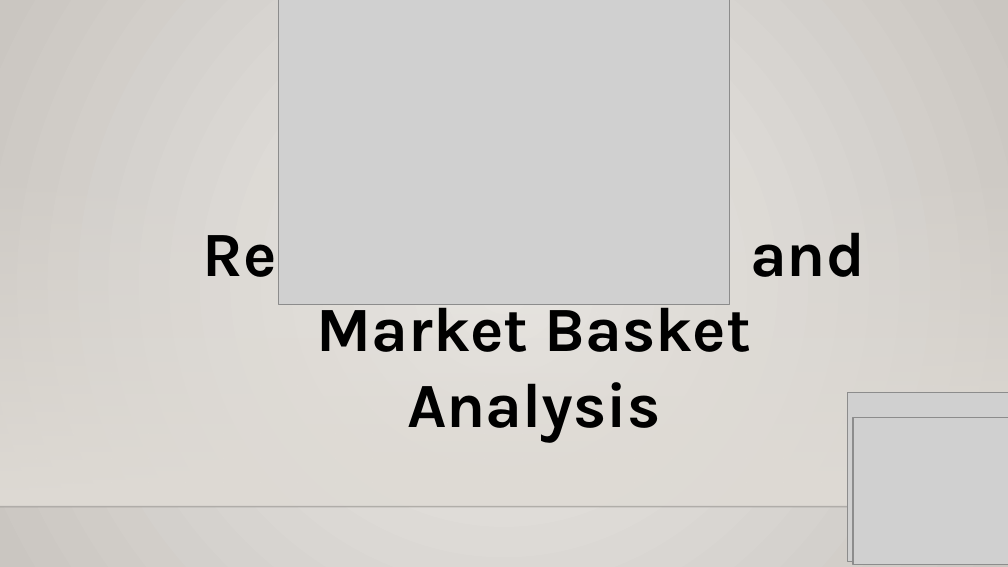
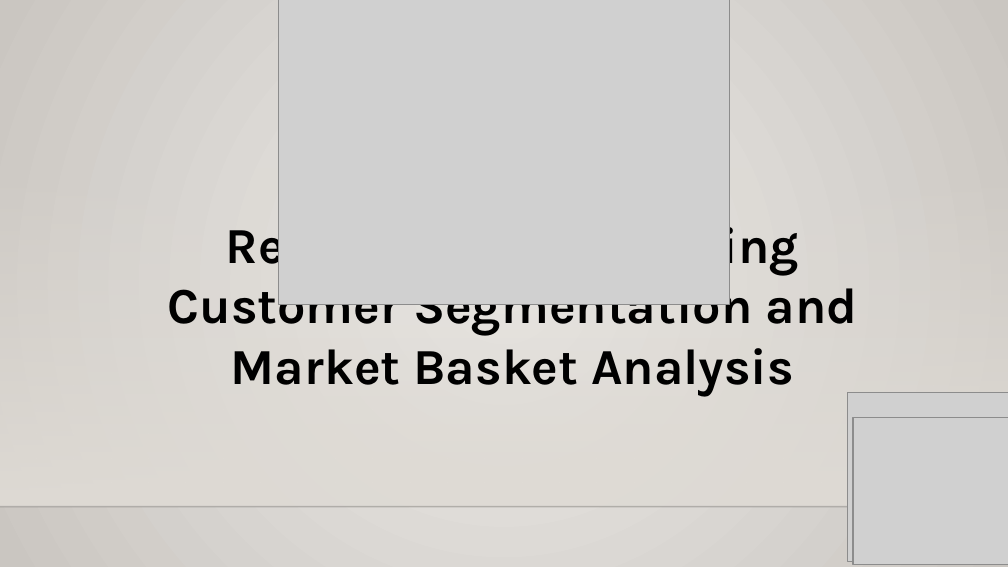
Before and after one commit to bharath21gaju/GroceryItems_Recommender, a slide deck: slide 1 of MidTerm_USML.pptx. Drawn at 1008x567 pixels with LibreOffice and Linux fonts; fonts in the diff are those of the drawing; grey boxes stand for pictures; background and template pictures are left out. Boxes give left, top, right and bottom in pixels: in the first picture for what was removed or moved away, otherwise in the second. Text is boxed around its words. In the diff, an @@ line names an element or a change of style, - is before the commit and + after.

```diff
--- a/MidTerm_USML.pptx
+++ b/MidTerm_USML.pptx
@@ text at (168,217,858,396): text changed; size 45 to 36 pt @@
-Recommendation and Market Basket Analysis
+Recommendation using Customer Segmentation and Market Basket Analysis
```
Also in this commit, not shown: 13 other slides changed, 1 slide added, 12 slides removed.
